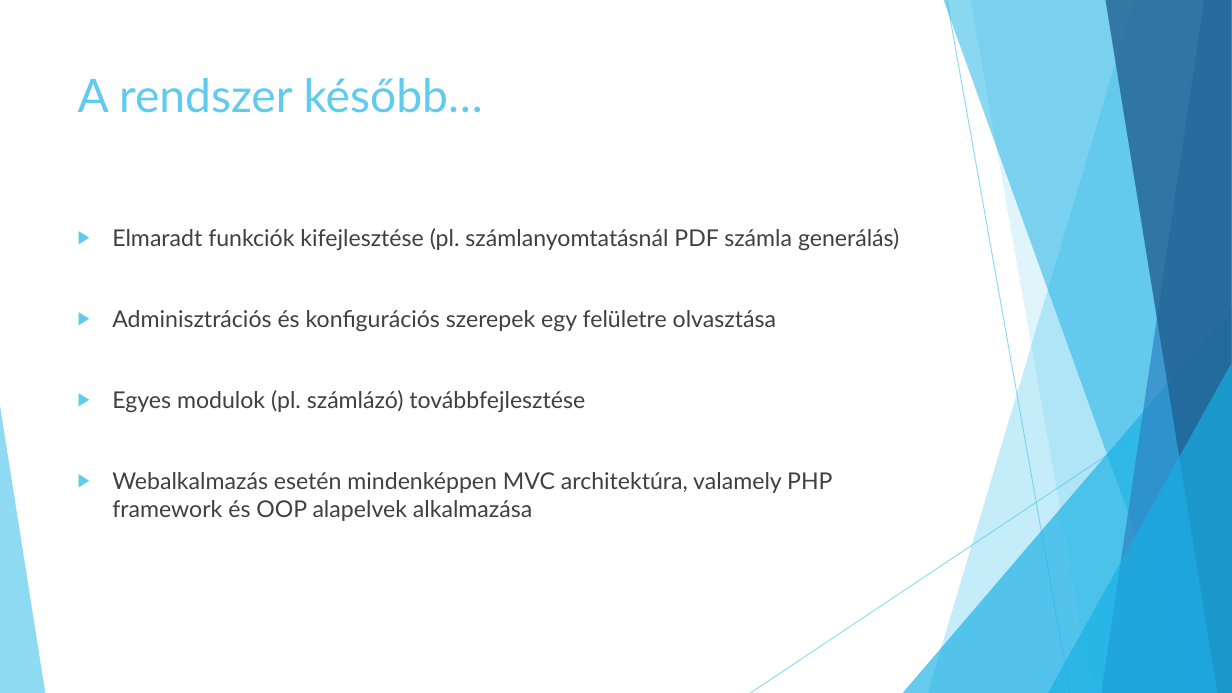
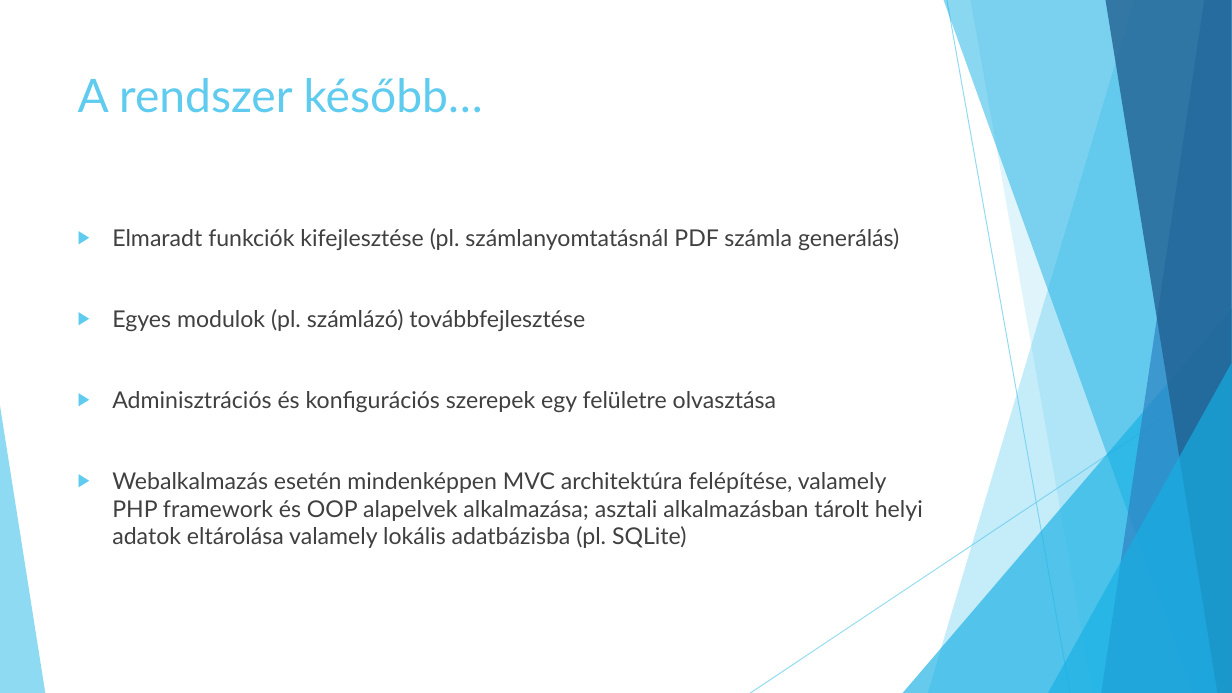
Before and after one commit to jbence1994/Virtual-Receptionist-projection, a slide deck: slide 7 of documentation/VR.pptx. Drawn at 1232x693 pixels with LibreOffice and Linux fonts; fonts in the diff are those of the drawing. Boxes give left, top, right and bottom in pixels: in the first picture for what was removed or moved away, otherwise in the second. Text is boxed around its words. In the diff, an @@ line names an element or a change of style, - is before the commit and + after.

```diff
--- a/documentation/VR.pptx
+++ b/documentation/VR.pptx
@@ text at (112, 309, 585, 331): paragraph added @@
+▶ Egyes modulok (pl. számlázó) továbbfejlesztése
@@ text at (112, 472, 923, 548): text changed @@
-▶ Egyes modulok (pl. számlázó) továbbfejlesztése
-▶ Webalkalmazás esetén mindenképpen MVC architektúra, valamely PHP framework és OOP alapelvek alkalmazása
+▶ Webalkalmazás esetén mindenképpen MVC architektúra felépítése, valamely PHP framework és OOP alapelvek alkalmazása; asztali alkalmazásban tárolt helyi adatok eltárolása valamely lokális adatbázisba (pl. SQLite)
```
